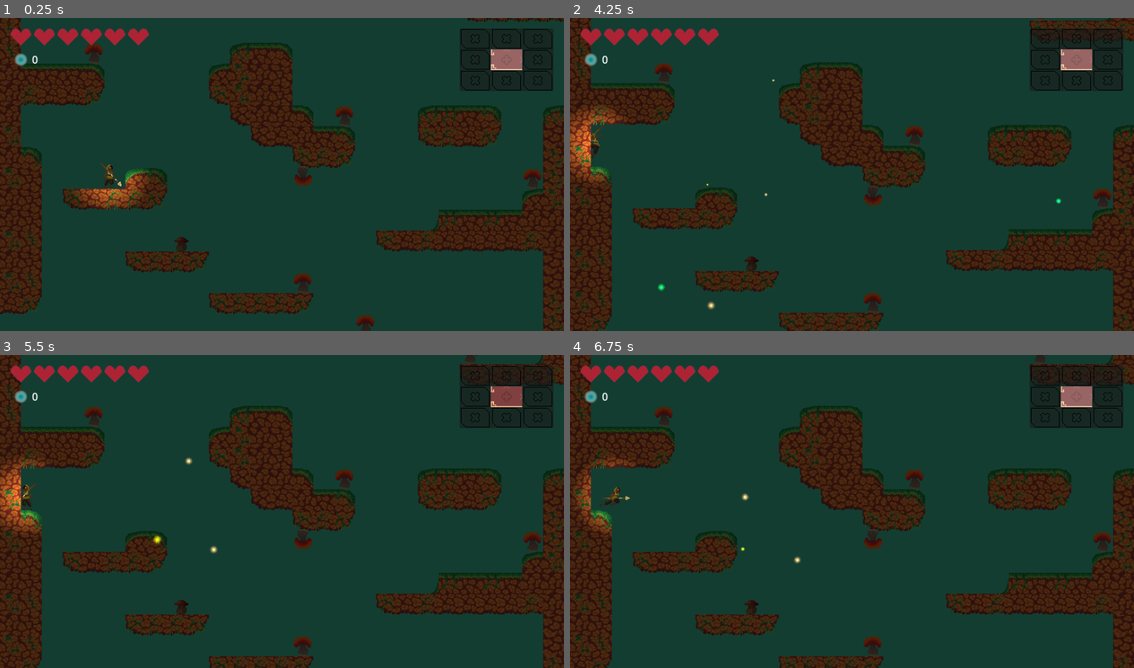
Above: before the commit, frames 1-4 (two rows, left to right).
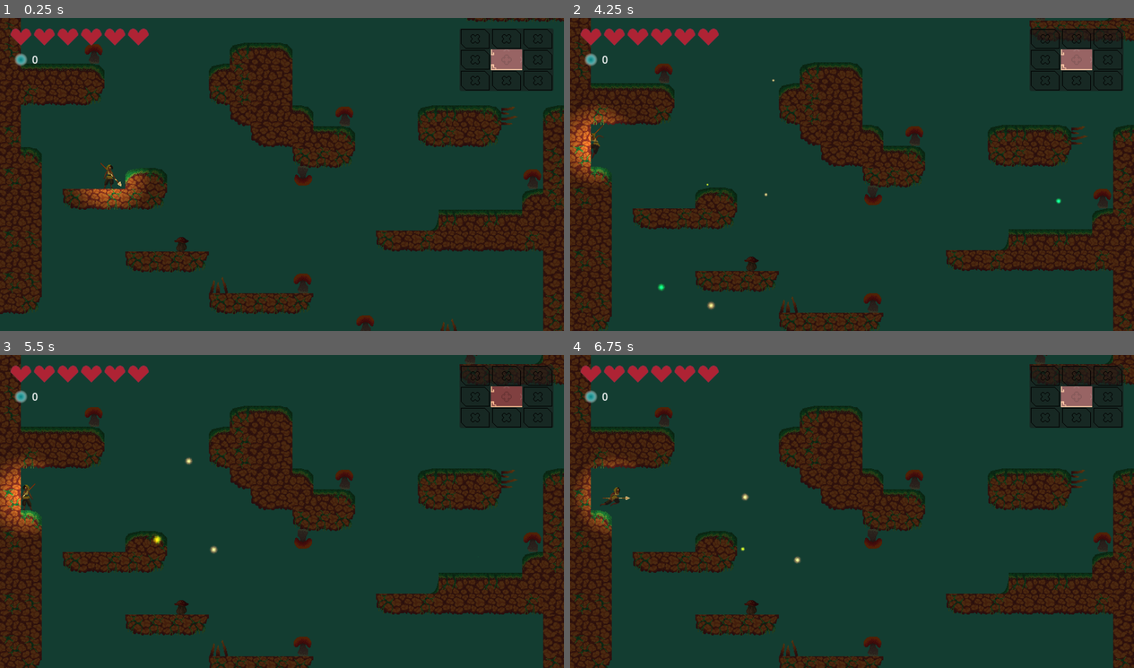
Above: after the commit, the same moments.

Repository: lemilonkh/GameOff23
Game: Godot game, scene res://scenes/main.tscn
Same seed, same stepped clock (60 frames per second), same inputs: the game is played once before the commit and once after it.
Inputs (mouse positions are in pixels of both pictures, inside the frame that each line leads up to):
- Up to frame 1 (0.25 s): no input
- Up to frame 2 (4.25 s): tap Enter at 0.5 s; move the mouse to (976, 158) at 0.52 s; hold Right (move_right) 0.53-1.25 s; hold K (attack) 0.53-1.25 s; click (976, 158) at 0.67 s; tap Space (jump) at 0.77, 3.77 s; drag from (739, 190) to (823, 237) at 1.27 s; move the mouse to (908, 105) at 2.02 s; hold Right (move_right) 2.03-2.75 s; hold Shift 2.03-2.75 s; drag from (823, 237) to (682, 127) at 2.77 s; move the mouse to (1021, 221) at 3.52 s; hold Left (move_left) from 3.53 s (still down); tap E at 3.6 s
- Up to frame 3 (5.5 s): release Left (move_left) at 4.25 s; drag from (112, 464) to (180, 586) at 4.27 s; move the mouse to (310, 511) at 5.02 s; hold Left (move_left) from 5.03 s (still down); hold K (attack) from 5.03 s (still down); click (310, 511) at 5.17 s
- Up to frame 4 (6.75 s): release Left (move_left) at 5.75 s; release K (attack) at 5.75 s; drag from (767, 433) to (598, 505) at 5.77 s; move the mouse to (976, 495) at 6.52 s; hold Right (move_right) from 6.53 s (still down); hold Shift from 6.53 s (still down)

The runs differ from the first frame. In frame 1, 0.2% of the frame differs, in the area x 37-92%, y 28-100%; in frame 2, 0.1%; in frame 3, 0.1%; in frame 4, 0.1%.

Commit message:
Implement spikes that deal damage to player and knock back

Diff:
--- a/maps/forest_test.tscn
+++ b/maps/forest_test.tscn
@@ -62,7 +62,7 @@
 position = Vector2(0, 496)
 tile_set = ExtResource("1_wiw6u")
 format = 2
-layer_0/tile_data = PackedInt32Array(524294, 65536, 2, 52429 …(11561 unchanged characters)… , -524235, 196608, 4, -458699, 196608, 5)
+layer_0/tile_data = PackedInt32Array(524294, 65536, 2, 52429 …(11561 unchanged characters)… , -524235, 196608, 4, -458699, 196608, 5, 851973, 0, 4, 589834, 0, 5, 65560, 0, 1342177284, 720917, 0, 5)
 
 [node name="Mushroom" parent="." instance=ExtResource("2_nhqel")]
 position = Vector2(280, 739)
--- a/resources/forest_tileset.tres
+++ b/resources/forest_tileset.tres
@@ -234,6 +234,61 @@
 1:5/0/terrains_peering_bit/right_side = 0
 1:5/0/terrains_peering_bit/top_side = 0
 1:5/0/terrains_peering_bit/top_right_corner = 0
+0:4/0 = 0
+0:4/0/physics_layer_0/linear_velocity = Vector2(0, 0)
+0:4/0/physics_layer_0/angular_velocity = 0.0
+0:4/0/physics_layer_0/polygon_0/points = PackedVector2Array(-16, 0, 16, 0, 16, 16, -16, 16)
+0:4/0/custom_data_0 = true
+0:5/0 = 0
+0:5/0/physics_layer_0/linear_velocity = Vector2(0, 0)
+0:5/0/physics_layer_0/angular_velocity = 0.0
+0:5/0/physics_layer_0/polygon_0/points = PackedVector2Array(-16, 0, 16, 0, 16, 16, -16, 16)
+0:5/0/custom_data_0 = true
+5:0/0 = 0
+5:0/0/physics_layer_0/linear_velocity = Vector2(0, 0)
+5:0/0/physics_layer_0/angular_velocity = 0.0
+6:0/0 = 0
+6:0/0/physics_layer_0/linear_velocity = Vector2(0, 0)
+6:0/0/physics_layer_0/angular_velocity = 0.0
+6:1/0 = 0
+6:1/0/physics_layer_0/linear_velocity = Vector2(0, 0)
+6:1/0/physics_layer_0/angular_velocity = 0.0
+6:2/0 = 0
+6:2/0/physics_layer_0/linear_velocity = Vector2(0, 0)
+6:2/0/physics_layer_0/angular_velocity = 0.0
+7:2/0 = 0
+7:2/0/physics_layer_0/linear_velocity = Vector2(0, 0)
+7:2/0/physics_layer_0/angular_velocity = 0.0
+7:1/0 = 0
+7:1/0/physics_layer_0/linear_velocity = Vector2(0, 0)
+7:1/0/physics_layer_0/angular_velocity = 0.0
+7:0/0 = 0
+7:0/0/physics_layer_0/linear_velocity = Vector2(0, 0)
+7:0/0/physics_layer_0/angular_velocity = 0.0
+5:1/0 = 0
+5:1/0/physics_layer_0/linear_velocity = Vector2(0, 0)
+5:1/0/physics_layer_0/angular_velocity = 0.0
+5:2/0 = 0
+5:2/0/physics_layer_0/linear_velocity = Vector2(0, 0)
+5:2/0/physics_layer_0/angular_velocity = 0.0
+5:3/0 = 0
+5:3/0/physics_layer_0/linear_velocity = Vector2(0, 0)
+5:3/0/physics_layer_0/angular_velocity = 0.0
+6:3/0 = 0
+6:3/0/physics_layer_0/linear_velocity = Vector2(0, 0)
+6:3/0/physics_layer_0/angular_velocity = 0.0
+7:3/0 = 0
+7:3/0/physics_layer_0/linear_velocity = Vector2(0, 0)
+7:3/0/physics_layer_0/angular_velocity = 0.0
+8:2/0 = 0
+8:2/0/physics_layer_0/linear_velocity = Vector2(0, 0)
+8:2/0/physics_layer_0/angular_velocity = 0.0
+8:1/0 = 0
+8:1/0/physics_layer_0/linear_velocity = Vector2(0, 0)
+8:1/0/physics_layer_0/angular_velocity = 0.0
+8:0/0 = 0
+8:0/0/physics_layer_0/linear_velocity = Vector2(0, 0)
+8:0/0/physics_layer_0/angular_velocity = 0.0
 
 [sub_resource type="TileSetScenesCollectionSource" id="TileSetScenesCollectionSource_nv7ug"]
 resource_name = "Objects"
@@ -246,8 +301,8 @@
 terrain_set_0/mode = 0
 terrain_set_0/terrain_0/name = "Ground"
 terrain_set_0/terrain_0/color = Color(0.5, 0.34375, 0.25, 1)
-custom_data_layer_0/name = "direction"
-custom_data_layer_0/type = 4
+custom_data_layer_0/name = "can_hurt"
+custom_data_layer_0/type = 1
 sources/0 = SubResource("TileSetAtlasSource_ydj0g")
 sources/1 = SubResource("TileSetScenesCollectionSource_nv7ug")
 pattern_0 = SubResource("TileMapPattern_k83ty")
--- a/scripts/player.gd
+++ b/scripts/player.gd
@@ -30,6 +30,8 @@
 @export_range(0, 1000) var glide_acceleration := 50.0
 ## How much the player is knocked back when taking damage
 @export_range(0, 1000) var default_knockback := 200.0
+## How much the player is knocked back when taking damage
+@export_range(0, 1000) var spike_knockback := 400.0
 
 # Get the gravity from the project settings to be synced with RigidBody nodes.
 var gravity: int = ProjectSettings.get_setting("physics/2d/default_gravity")
@@ -115,9 +117,11 @@
 
 	move_and_slide()
 	for c in get_slide_collision_count():
-		var col := get_slide_collision(c)
-		if col.get_collider().has_method("on_collision"):
-			col.get_collider().on_collision(self)
+		var col := get_slide_collision(c).get_collider()
+		if col is TileMap:
+			_check_tile_collision(col)
+		if col.has_method("on_collision"):
+			col.on_collision(self)
 			if velocity.y < 0:
 				state_chart.send_event("jump")
 
@@ -155,6 +159,20 @@
 	elif event.is_action_pressed("debug"):
 		state_chart_debugger.enabled = not state_chart_debugger.enabled
 
+func _check_tile_collision(tilemap: TileMap) -> void:
+	var foot_pos: Vector2 = raycast.global_position + Vector2(0, tilemap.tile_set.tile_size.y / 2)
+	var tile_pos := tilemap.local_to_map(tilemap.to_local(foot_pos))
+	var tile := tilemap.get_cell_tile_data(0, tile_pos)
+	if !tile:
+		return
+
+	var can_hurt: bool = tile.get_custom_data("can_hurt")
+
+	if can_hurt:
+		var tile_global_pos: Vector2 = tilemap.global_position + Vector2(tile_pos * tilemap.tile_set.tile_size.x)
+		var hit_direction := tile_global_pos.direction_to(global_position)
+		take_hit(1, null, hit_direction, spike_knockback)
+
 func _on_animation_finished() -> void:
 	state_chart.send_event("finished")
 
